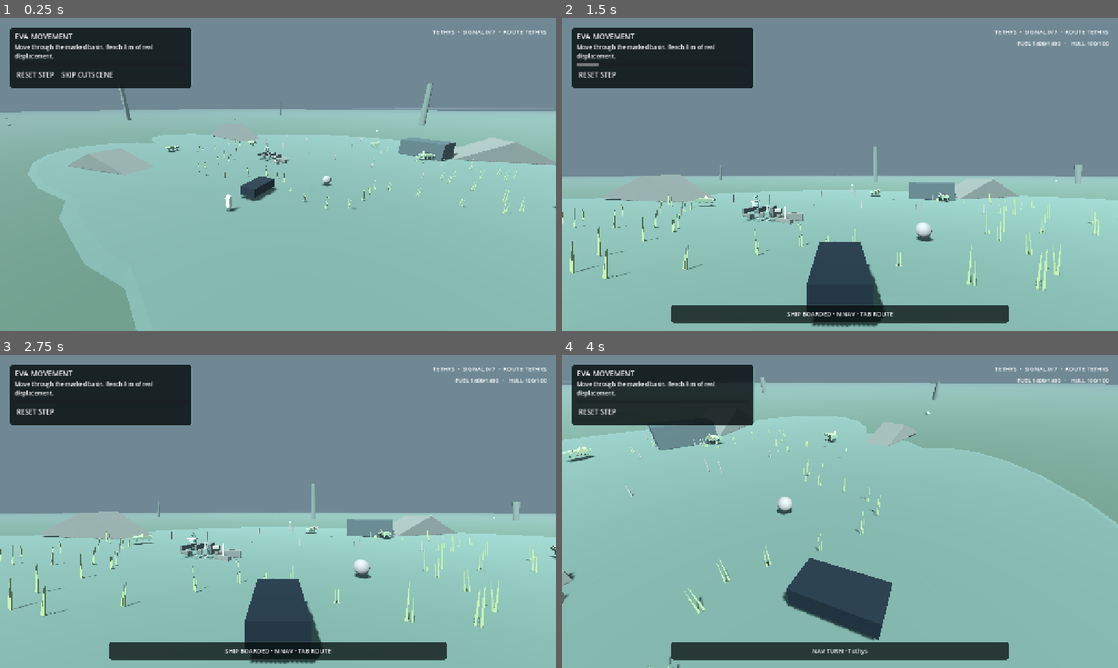
Above: before the commit, frames 1-4 (two rows, left to right).
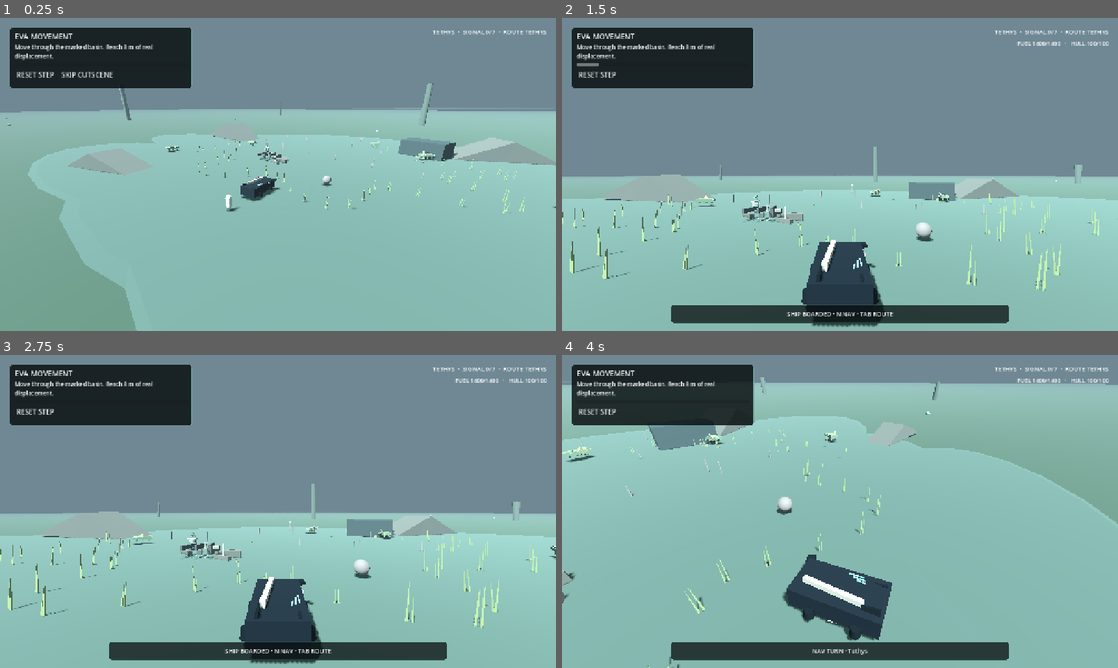
Above: after the commit, the same moments.

Repository: Islandyout/pale-signal
Game: Godot game, scene res://scenes/main.tscn
Same seed, same stepped clock (60 frames per second), same inputs: the game is played once before the commit and once after it.
Inputs (mouse positions are in pixels of both pictures, inside the frame that each line leads up to):
- Up to frame 1 (0.25 s): no input
- Up to frame 2 (1.5 s): click "SKIP CUTSCENE" at 0.5 s; tap Enter at 1.25 s; move the mouse to (962, 158) at 1.27 s; hold D (move_right) from 1.28 s (still down); hold E (interact) from 1.28 s (still down); click (962, 158) at 1.42 s
- Up to frame 3 (2.75 s): tap Space (jump) at 1.52 s; release D (move_right) at 2 s; release E (interact) at 2 s; click "RESET STEP" at 2 s
- Up to frame 4 (4 s): move the mouse to (812, 511) at 2.77 s; hold W (move_forward) from 2.78 s (still down); tap N (nav_toggle) at 2.85 s; move the mouse to (851, 505) at 3.52 s; hold F (scan) from 3.53 s (still down)

The runs differ from the first frame. In frame 1, less than 0.1% of the frame differs, in the area x 43-51%, y 50-58%; in frame 2, 0.3%; in frame 3, 0.3%; in frame 4, 0.6%, in the area x 43-59%, y 63-92%.
Error before the commit: Parse Error: Expected variable name after "var". (res://scripts/hero_ship_art.gd:33)

Commit message:
Fix hero ship presentation parser error

Diff:
--- a/reboot/scripts/hero_ship_art.gd
+++ b/reboot/scripts/hero_ship_art.gd
@@ -30,12 +30,12 @@
 	ceramic.metallic = 0.22
 	ceramic.roughness = 0.48
 
-	var signal := StandardMaterial3D.new()
-	signal.albedo_color = Color("#77bdb2")
-	signal.emission_enabled = true
-	signal.emission = Color("#356f68")
-	signal.emission_energy_multiplier = 1.05
-	signal.roughness = 0.28
+	var signal_material := StandardMaterial3D.new()
+	signal_material.albedo_color = Color("#77bdb2")
+	signal_material.emission_enabled = true
+	signal_material.emission = Color("#356f68")
+	signal_material.emission_energy_multiplier = 1.05
+	signal_material.roughness = 0.28
 
 	# Offset dorsal instrument spine: the ship reads as a field-science vessel,
 	# not a symmetric fighter, and preserves a recognizable silhouette in orbit.
@@ -50,13 +50,13 @@
 			var side_name := "L" if x < 0.0 else "R"
 			var fore_name := "F" if z < 0.0 else "A"
 			_add_cylinder(identity, "VTOL%s%s" % [side_name, fore_name], 0.24, 0.38, Vector3(x, -0.36, z), hull)
-			_add_box(identity, "LiftMark%s%s" % [side_name, fore_name], Vector3(0.24, 0.025, 0.07), Vector3(x, -0.565, z), Vector3.ZERO, signal)
+			_add_box(identity, "LiftMark%s%s" % [side_name, fore_name], Vector3(0.24, 0.025, 0.07), Vector3(x, -0.565, z), Vector3.ZERO, signal_material)
 
 	# Asymmetric belly science pallet and restrained luminous index bars carry the
 	# same survey language used by Talari field equipment without copying it.
 	_add_box(identity, "SciencePallet", Vector3(1.28, 0.18, 0.82), Vector3(-0.30, -0.54, 0.18), Vector3(0.0, 8.0, 0.0), ceramic)
 	for i in range(3):
-		_add_box(identity, "SignalIndex%d" % i, Vector3(0.055, 0.05, 0.42 + float(i) * 0.13), Vector3(0.52 + float(i) * 0.13, 0.52, 0.78 - float(i) * 0.16), Vector3(0.0, -9.0 + float(i) * 5.0, 0.0), signal)
+		_add_box(identity, "SignalIndex%d" % i, Vector3(0.055, 0.05, 0.42 + float(i) * 0.13), Vector3(0.52 + float(i) * 0.13, 0.52, 0.78 - float(i) * 0.16), Vector3(0.0, -9.0 + float(i) * 5.0, 0.0), signal_material)
 
 	# Rear field vanes break the stock source outline and give the craft a clear
 	# nose/tail read during manual approach and landing.
